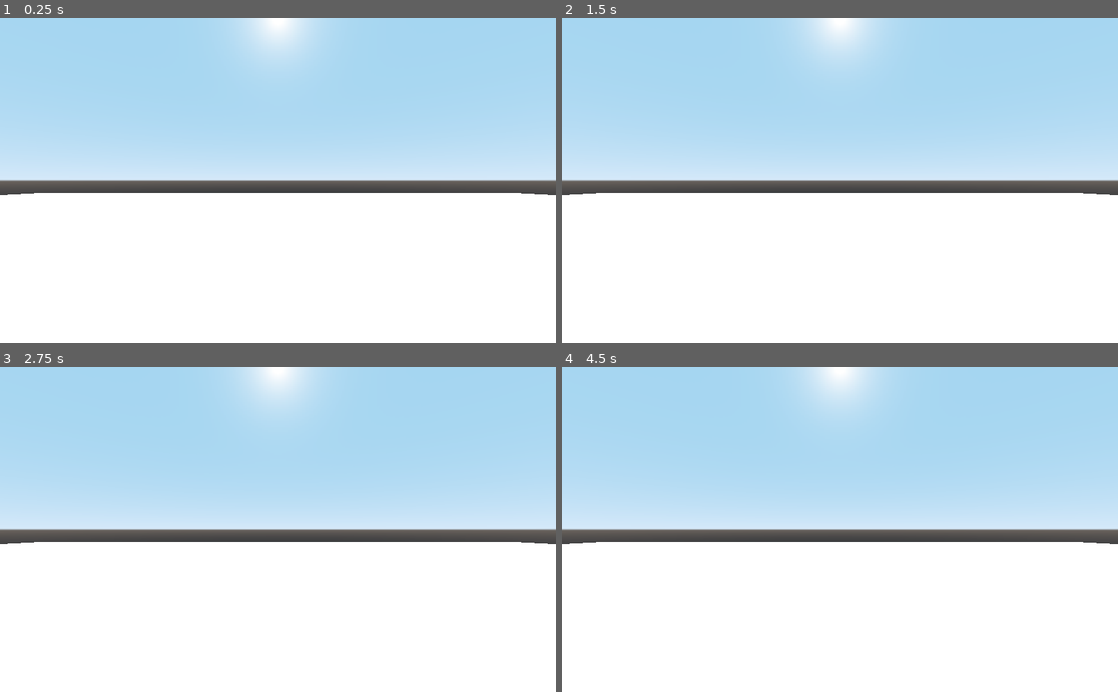
Above: before the commit, frames 1-4 (two rows, left to right).
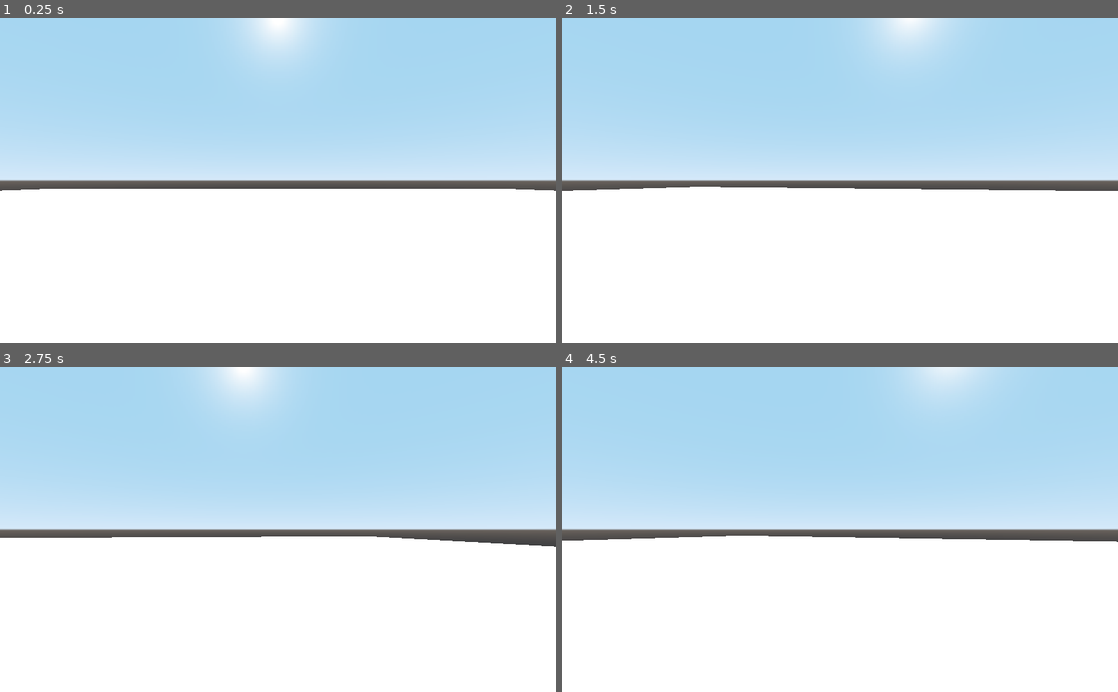
Above: after the commit, the same moments.

Repository: Gorzon38/EscapeGamesNSI
Game: Godot game, scene res://Nodes/Main.tscn
Two runs of this game, one before a commit and one after it. Both use one fixed random seed, a clock stepped at 60 frames per second and the inputs below.
Inputs (mouse positions are in pixels of both pictures, inside the frame that each line leads up to):
- Up to frame 1 (0.25 s): no input
- Up to frame 2 (1.5 s): tap Enter at 0.5 s; move the mouse to (962, 164) at 0.52 s; hold D (move_right) 0.53-1.28 s; move the mouse to (728, 196) at 1.27 s; hold S (move_backward) from 1.28 s (still down)
- Up to frame 3 (2.75 s): tap Space at 2 s; move the mouse to (333, 458) at 2.02 s; release S (move_backward) at 2.03 s; hold D (move_right) from 2.03 s (still down)
- Up to frame 4 (4.5 s): move the mouse to (812, 594) at 2.77 s; release D (move_right) at 2.78 s; hold W (move_forward) 2.78-3.53 s; tap Enter at 3.5 s; move the mouse to (1006, 578) at 3.52 s; hold Left (move_left) from 3.53 s (still down); move the mouse to (673, 480) at 4.27 s

The runs differ from the first frame. In frame 1, 1.3% of the frame differs, in the area x 0-100%, y 52-55%; in frame 2, 3.5%; in frame 3, 2.4%; in frame 4, 3.7%, in the area x 0-100%, y 0-55%.
Error after the commit: Invalid get index 'rotation_degrees' (on base: 'null instance'). (res://scripts/Player.gd:19)

Commit message:
Mouvement de cam

Diff:
--- a/scripts/Player.gd
+++ b/scripts/Player.gd
@@ -6,10 +6,19 @@
 
 var velocity = Vector3.ZERO
 
+var mouse_sensitivity = 1.5
 
 # Called when the node enters the scene tree for the first time.
 func _ready():
-	pass # Replace with function body.
+	Input.set_mouse_mode(Input.MOUSE_MODE_CAPTURED)
+
+func _input(event):
+	# Look with the mouse
+	if event is InputEventMouseMotion:
+		rotation_degrees.y -= event.relative.x * mouse_sensitivity / 18
+		$Head.rotation_degrees.x -= event.relative.y * mouse_sensitivity / 18
+		$Head.rotation_degrees.x = clamp($Head.rotation_degrees.x, -90, 90)
+
 
 func _physics_process(delta):
 	# We create a local variable to store the input direction.
@@ -20,9 +29,16 @@
 		direction.x += 1
 	if Input.is_action_pressed("move_left"):
 		direction.x -= 1
-	if Input.is_action_pressed("move_back"):
-		# Notice how we are working with the vector's x and z axes.
-		# In 3D, the XZ plane is the ground plane.
+	if Input.is_action_pressed("move_backward"):
 		direction.z += 1
 	if Input.is_action_pressed("move_forward"):
 		direction.z -= 1
+
+	if direction != Vector3.ZERO:
+		direction = direction.normalized()
+		$Pivot.look_at(translation + direction, Vector3.UP)
+
+	velocity.x = direction.x * speed
+	velocity.z = direction.z * speed
+	velocity.y -= fall_acceleration * delta
+	velocity = move_and_slide(velocity, Vector3.UP)
